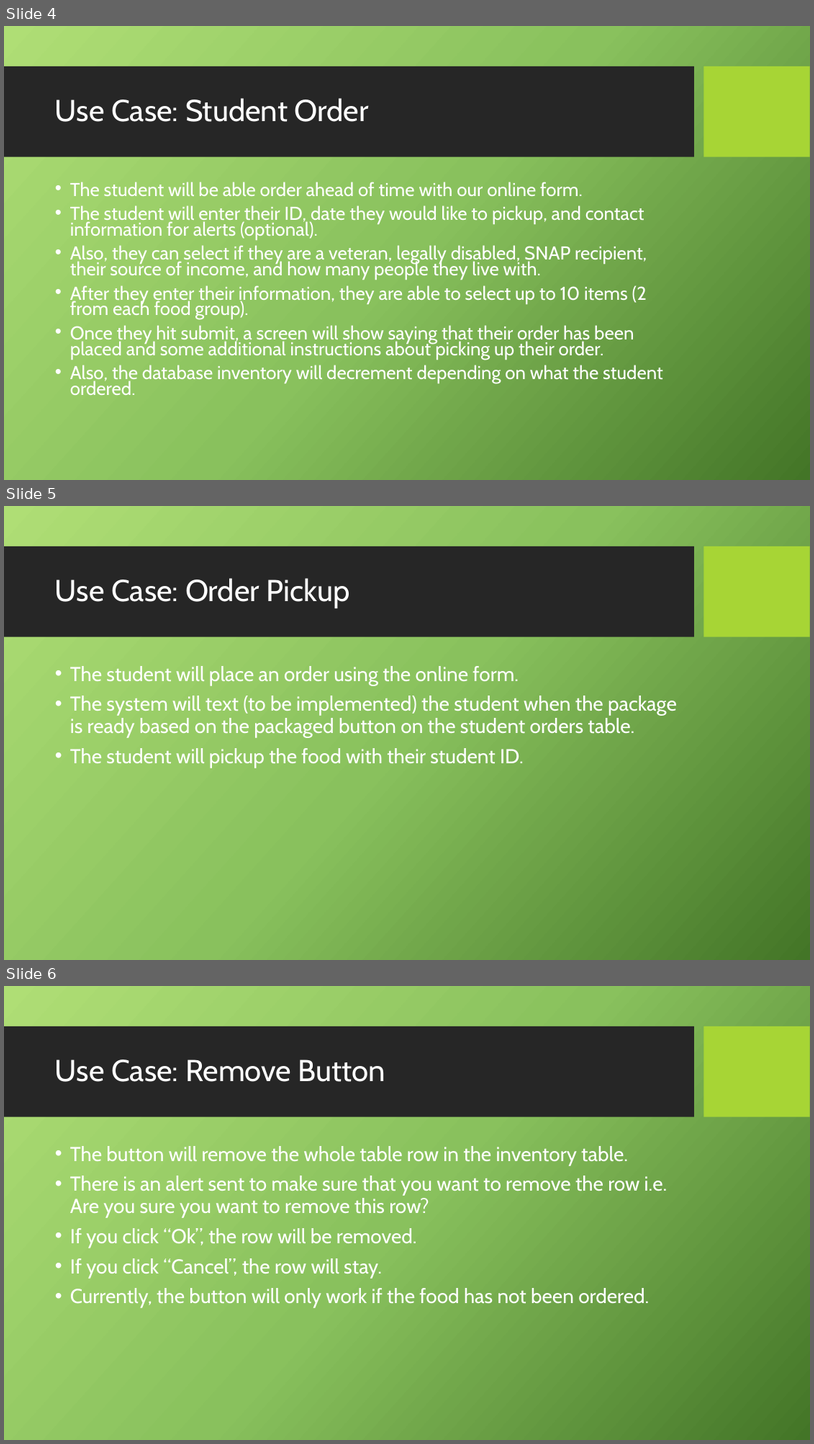
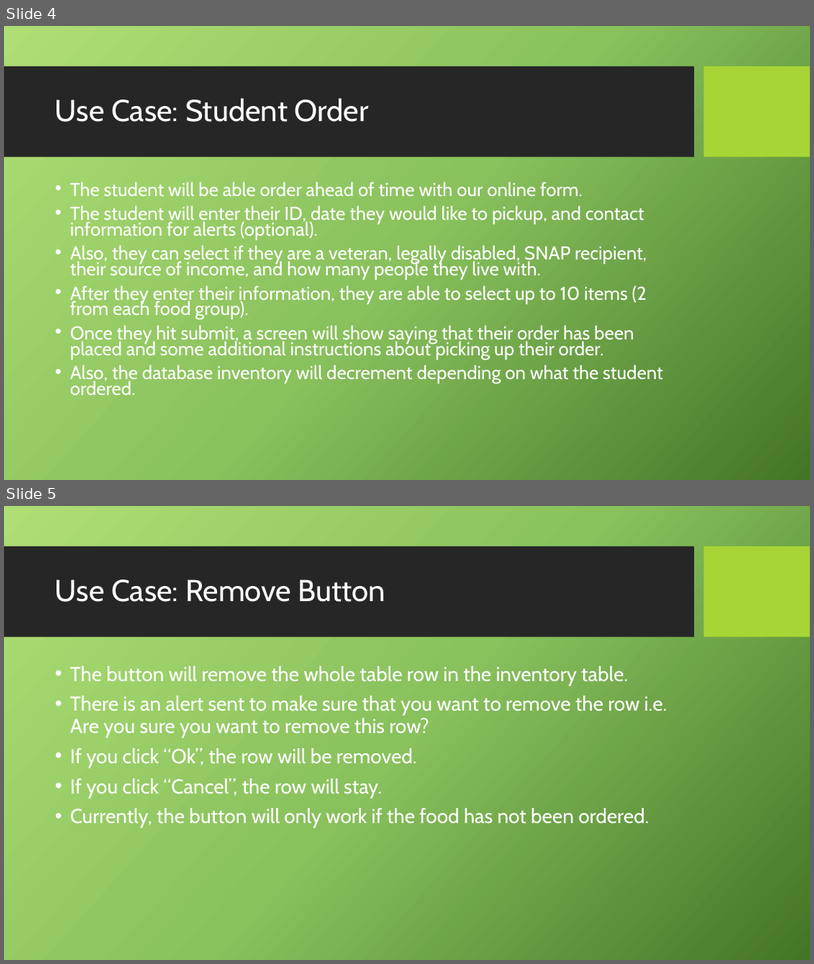
Before and after one commit to laurenbruckstein/pioneerpantry, a slide deck: Presentation.pptx. Shown one above the other, each under a label of ours: slides 4, 5 and 6 before the commit, slides 4 and 5 after it. The pictures are 814x1444 and 814x964 pixels, drawn with LibreOffice and Linux fonts; fonts in the diff are those of the drawing; background and template pictures are left out. Boxes give left, top, right and bottom in pixels: in the first picture for what was removed or moved away, otherwise in the second. Text is boxed around its words. In the diff, an @@ line names an element or a change of style, - is before the commit and + after.

```diff
--- a/Presentation.pptx
+++ b/Presentation.pptx
@@ slide 5 removed at (4, 506, 810, 960), background picture (left out); not listed: 2 template elements that a slide beside it also shows @@
@@ title removed at (55, 578, 350, 608) @@
-Use Case: Order Pickup
@@ text removed at (70, 666, 677, 767) @@
-• The student will place an order using the online form.
-• The system will text (to be implemented) the student when the package is ready based on the packaged button on the student orders table.
-• The student will pickup the food with their student ID.
@@ what was slide 6 is now slide 5 @@
```
Also in this commit, not shown: 1 slide changed.
